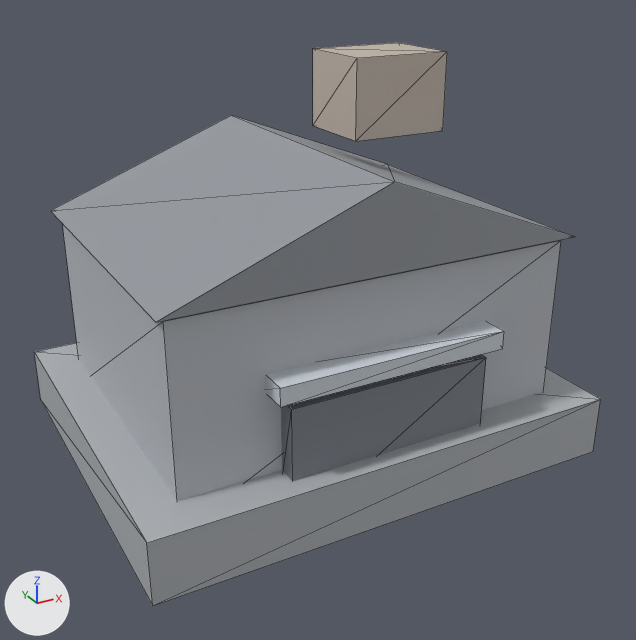
The glTF model models/building-small-a.glb as it was, and as the next commit left it.
The view is the same before and after, from a 50 mm camera at (-0.884, -1.687, 1.117) aimed at (0.004, -0.072, 0.31). The lights are fixed; the arrows at lower left show +X, +Y and +Z. The picture after the commit comes second. Mesh edges are drawn as thin lines. Where no turn or scale is listed for an object, it has been applied to the vertices.

Names of what the first picture shows: 'geometry_0'.
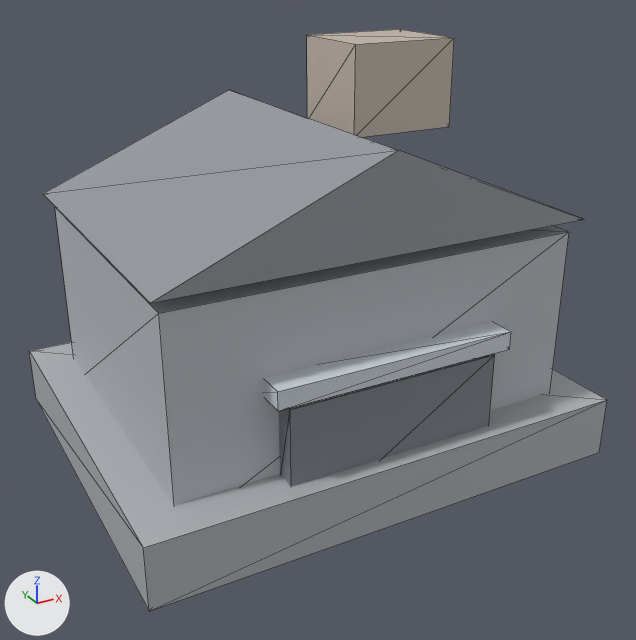
Changed parts and their boxes [x1, y1, x2, y2] in the pictures (636 x 640 px; the box of a moved part takes in the faces that stretch with it):
'geometry_0', reshaped: before [34, 43, 601, 606]; after [29, 29, 607, 611]
part 1 of me_geometry_0, moved or reshaped: before [34, 343, 601, 606]; after [29, 342, 607, 611]
part 2 of me_geometry_0, moved or reshaped: before [62, 224, 561, 502]; after [55, 207, 569, 506]
part 3 of me_geometry_0, moved or reshaped: before [50, 115, 574, 322]; after [43, 90, 584, 303]
part 4 of me_geometry_0, moved or reshaped: before [281, 354, 486, 482]; after [279, 354, 495, 487]
part 5 of me_geometry_0, moved or reshaped: before [266, 321, 504, 407]; after [263, 322, 511, 411]
part 6 of me_geometry_0, moved or reshaped: before [313, 43, 447, 141]; after [307, 29, 454, 137]

What changed in the scene script:
```text
Change me_geometry_0:
    used by ob_geometry_0; location = (0.0, 0.0, 0.0)
    remove me_geometry_0.from_pydata(...)  # 46 vertices, 68 faces; spans x -0.54..0.54, y -0.44..0.44, z 0.0..0.87
    add me_geometry_0.from_pydata(...)  # 46 vertices, 68 faces; spans x -0.55..0.55, y -0.45..0.45, z 0.0..0.9
    me_geometry_0 part 1: the loose piece of 8 vertices spanning x -0.54..0.54, y -0.44..0.44, z 0.0..0.14 is scaled about its middle by (1.02, 1.02, 1)
    me_geometry_0 part 2: the loose piece of 8 vertices spanning x -0.45..0.45, y -0.35..0.35, z 0.07..0.51 is scaled about its middle by (1.02, 1.03, 1.05), then moved by (0.0, 0.0, 0.01)
    me_geometry_0 part 3: the loose piece of 6 vertices spanning x -0.47..0.47, y -0.37..0.37, z 0.52..0.7 is scaled about its middle by (1.02, 1.03, 1.11), then moved by (0.0, 0.0, 0.05)
    me_geometry_0 part 4: the loose piece of 8 vertices spanning x -0.23..0.23, y -0.395..-0.325, z 0.02..0.3 is scaled about its middle by (1.04, 1.14, 1.07), then moved by (0.0, -0.01, 0.0)
    me_geometry_0 part 5: the loose piece of 8 vertices spanning x -0.26..0.26, y -0.41..-0.33, z 0.32..0.36 is scaled about its middle by (1.04, 1, 1), then moved by (0.0, -0.01, 0.0)
    me_geometry_0 part 6: the loose piece of 8 vertices spanning x 0.14..0.38, y 0.0..0.2, z 0.69..0.87 is scaled about its middle by (1.08, 1.1, 1.11), then moved by (0.0, 0.0, 0.02)
```
